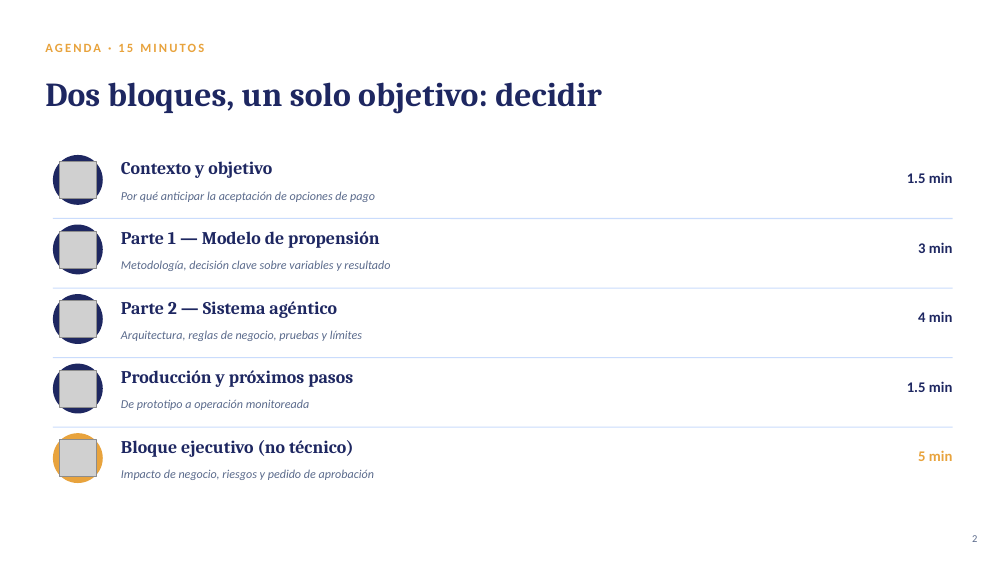
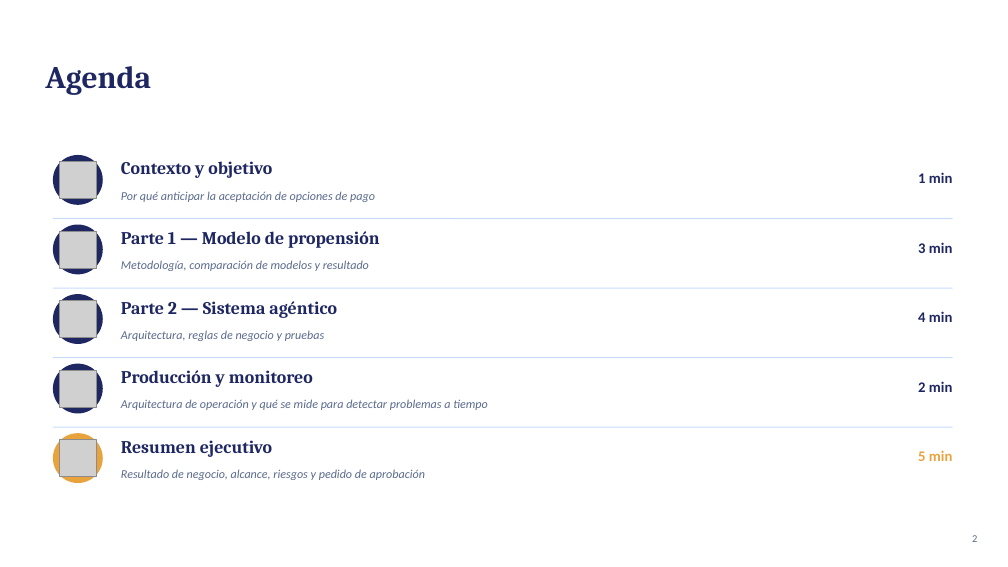
Before and after one commit to JoseNelsonGL/Prueba-Bancolombia, a slide deck: slide 2 of docs/Presentacion_Ejecutiva_Prueba_Bancolombia.pptx. Drawn at 1008x567 pixels with LibreOffice and Linux fonts; fonts in the diff are those of the drawing; grey boxes stand for pictures. Boxes give left, top, right and bottom in pixels: in the first picture for what was removed or moved away, otherwise in the second. Text is boxed around its words. In the diff, an @@ line names an element or a change of style, - is before the commit and + after.

```diff
--- a/docs/Presentacion_Ejecutiva_Prueba_Bancolombia.pptx
+++ b/docs/Presentacion_Ejecutiva_Prueba_Bancolombia.pptx
@@ text "Agenda" at [45, 66, 151, 95]: vertical alignment middle to top @@
@@ text removed at [45, 43, 204, 52] @@
-AGENDA · 15 MINUTOS
@@ text at [45, 66, 151, 95]: text changed; size 32 to 30 pt @@
-Dos bloques, un solo objetivo: decidir
+Agenda
@@ text at [918, 172, 952, 183]: text changed @@
-1.5 min
+1 min
@@ text at [121, 260, 369, 271]: text changed @@
-Metodología, decisión clave sobre variables y resultado
+Metodología, comparación de modelos y resultado
@@ text at [121, 330, 324, 341]: text changed @@
-Arquitectura, reglas de negocio, pruebas y límites
+Arquitectura, reglas de negocio y pruebas
@@ text at [121, 370, 313, 387]: text changed @@
-Producción y próximos pasos
+Producción y monitoreo
@@ text at [918, 381, 952, 392]: text changed @@
-1.5 min
+2 min
@@ text at [121, 399, 487, 410]: text changed @@
-De prototipo a operación monitoreada
+Arquitectura de operación y qué se mide para detectar problemas a tiempo
@@ text at [121, 440, 272, 457]: text changed @@
-Bloque ejecutivo (no técnico)
+Resumen ejecutivo
@@ text at [121, 469, 425, 480]: text changed @@
-Impacto de negocio, riesgos y pedido de aprobación
+Resultado de negocio, alcance, riesgos y pedido de aprobación
```
Also in this commit, not shown: 4 other slides changed, 5 slides added, 8 slides removed, 4 other files.
